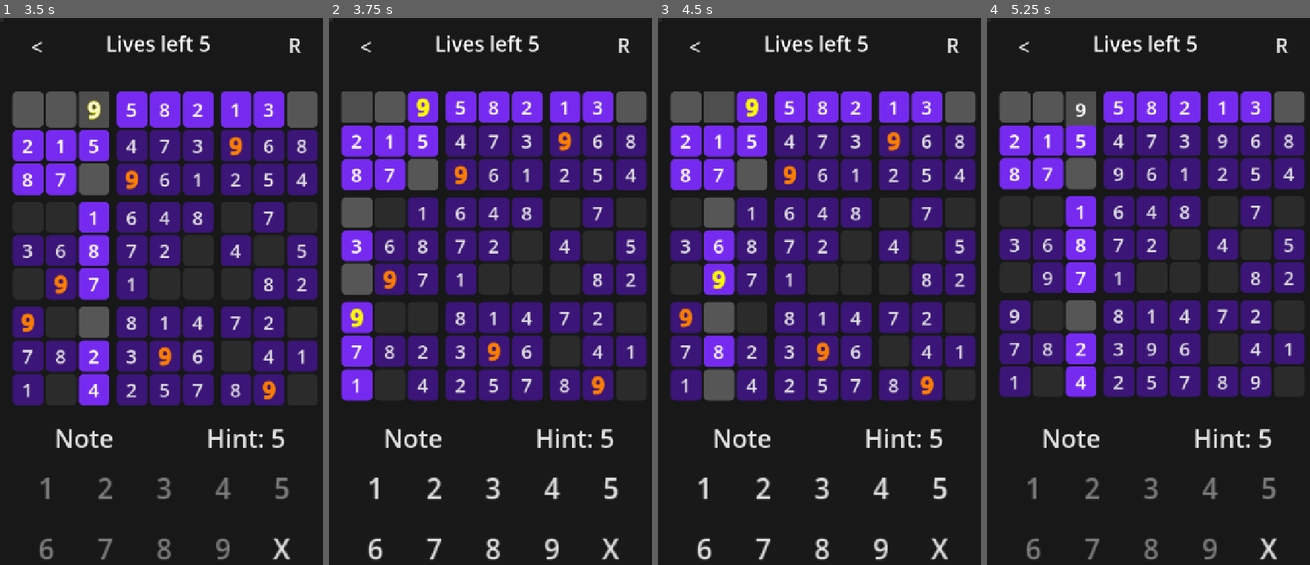
Above: before the commit, frames 1-4 (left to right).
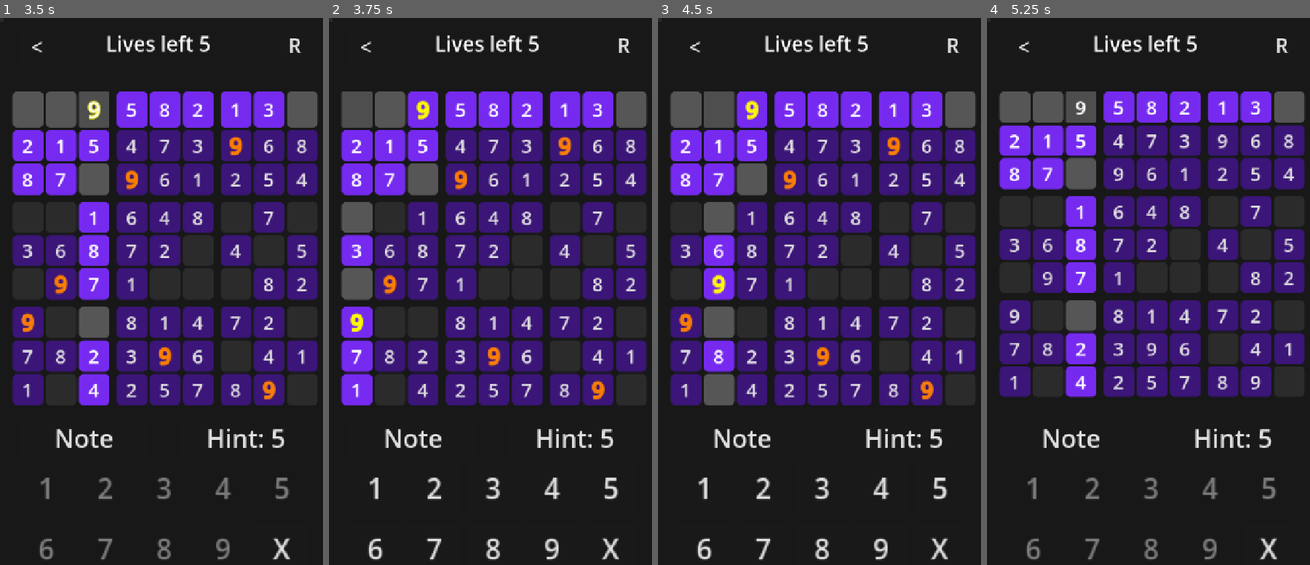
Above: after the commit, the same moments.

Repository: ba6ul/Sudooku
Game: Godot game, scene res://scenes/MainMenu.tscn
Two runs of this game, one before a commit and one after it. Both use one fixed random seed, a clock stepped at 60 frames per second and the inputs below.
Inputs (mouse positions are in pixels of both pictures, inside the frame that each line leads up to):
- Up to frame 1 (3.5 s): click "Simple" at 0.5 s; click (29, 105) at 1.27 s; click (61, 105) at 2.02 s; click "9" at 2.75 s
- Up to frame 2 (3.75 s): click (358, 110) at 3.52 s
- Up to frame 3 (4.5 s): click (719, 110) at 4.27 s
- Up to frame 4 (5.25 s): click "9" at 5 s

Frame 1 is identical in both runs. In frame 2, 14% of the frame differs, in the area x 3-99%, y 14-71%; in frame 3, 14%; in frame 4, 0.1%.

Commit message:
Better Highlighter
Organised the game.gd by splitting the highlight function from it.

Diff:
--- a/scripts/Highlighter.gd
+++ b/scripts/Highlighter.gd
@@ -35,3 +35,42 @@
 			btn.remove_theme_constant_override("outline_size")
 			if font_size == 38:
 				btn.set("theme_override_font_sizes/font_size", 32)
+
+# Highlights ROW,COL,SUB-GRID
+func highlight_related_cells(GRID_SIZE,game_grid,pos: Vector2i):
+	reset_cell_colors(GRID_SIZE,game_grid)
+
+	var row = pos[0]
+	var col = pos[1]
+
+	# Creates Subgrid
+	var subgrid_row_start = int(row / 3) * 3
+	var subgrid_col_start = int(col / 3) * 3
+
+	# Loops and Checks row, col, subgrid
+	for i in range(GRID_SIZE):
+		for j in range(GRID_SIZE):
+			var btn = game_grid[i][j] as Button
+
+			var current_bg_color = btn.get_theme_stylebox("normal").bg_color
+
+			if i == row and j == col:
+				# Highlight Selected Button
+				btn.modulate = Settings.highlight_modulate
+			elif i == row or j == col:
+				# Highlight empty ROW and COL
+				if current_bg_color != Color.DARK_RED:
+					btn.modulate = Settings.highlight_modulate
+			elif (i >= subgrid_row_start and i < subgrid_row_start + 3 and
+				  j >= subgrid_col_start and j < subgrid_col_start + 3):
+				#Highlight sub-Grid
+				if current_bg_color !=  Color.DARK_RED:
+					btn.modulate = Settings.highlight_modulate
+
+# reset (Highlights ROW,COL,SUB-GRID)
+func reset_cell_colors(GRID_SIZE,game_grid):
+	for i in range(GRID_SIZE):
+		for j in range(GRID_SIZE):
+
+			var btn = game_grid[i][j] as Button
+			btn.modulate = Color(1, 1, 1, 1)
--- a/scripts/game.gd
+++ b/scripts/game.gd
@@ -102,71 +102,49 @@
 	return button
 
 # v4 Highlight
-func highlight_related_cells(pos: Vector2i):
-	reset_cell_colors()
-
-	var row = pos[0]
-	var col = pos[1]
-
-	# Creates Subgrid
-	var subgrid_row_start = int(row / 3) * 3
-	var subgrid_col_start = int(col / 3) * 3
-
-	# Loops and Checks row, col, subgrid
-	for i in range(GRID_SIZE):
-		for j in range(GRID_SIZE):
-			var btn = game_grid[i][j] as Button
-			#var stylebox = btn.get_theme_stylebox("normal").duplicate(true)
-			#var current_bg_color = stylebox.bg_color
-			var current_bg_color = btn.get_theme_stylebox("normal").bg_color
-
-			if i == row and j == col:
-				# Highlight Selected Button
-				btn.modulate = Settings.highlight_modulate
-			elif i == row or j == col:
-				# Highlight empty ROW and COL
-				if current_bg_color != Settings.Cell_rang_correct and current_bg_color != Color.DARK_RED:
-					btn.modulate = Settings.highlight_modulate
-			elif (i >= subgrid_row_start and i < subgrid_row_start + 3 and
-				  j >= subgrid_col_start and j < subgrid_col_start + 3):
-				#Highlight sub-Grid
-				if current_bg_color != Settings.Cell_rang_correct and current_bg_color != Color.DARK_RED:
-					btn.modulate = Settings.highlight_modulate
-			#btn.add_theme_stylebox_override("normal", stylebox)
-
-# Change back color
-func reset_cell_colors():
-	for i in range(GRID_SIZE):
-		for j in range(GRID_SIZE):
-
-			var btn = game_grid[i][j] as Button
-			var is_correct_cell = false
-			var stylebox = btn.get_theme_stylebox("normal").duplicate(true)
-			var font_size = btn.get("theme_override_font_sizes/font_size")
-
-
-			if btn.text != "" and btn.get("theme_override_font_sizes/font_size") == 32:
-				if int(btn.text) == solution_grid[i][j]:
-					is_correct_cell = true
-			if not (Settings.SHOW_HINTS and btn.text != "" and
-				   ((int(btn.text) == solution_grid[i][j] and stylebox.bg_color == Settings.Cell_rang_correct) or
-					(int(btn.text) != solution_grid[i][j] and stylebox.bg_color == Color.DARK_RED))):
-					pass#stylebox.bg_color = Settings.empty_Cell_rang
-
-			btn.add_theme_stylebox_override("normal", stylebox)
-			btn.modulate = Color(1, 1, 1, 1)
-
-
-
-
-			if font_size == 10:
-				#write somthing to reset text and add it here
-				pass
+#func highlight_related_cells(pos: Vector2i):
+	#reset_cell_colors()
+#
+	#var row = pos[0]
+	#var col = pos[1]
+#
+	## Creates Subgrid
+	#var subgrid_row_start = int(row / 3) * 3
+	#var subgrid_col_start = int(col / 3) * 3
+#
+	## Loops and Checks row, col, subgrid
+	#for i in range(GRID_SIZE):
+		#for j in range(GRID_SIZE):
+			#var btn = game_grid[i][j] as Button
+			#
+			#var current_bg_color = btn.get_theme_stylebox("normal").bg_color
+#
+			#if i == row and j == col:
+				## Highlight Selected Button
+				#btn.modulate = Settings.highlight_modulate
+			#elif i == row or j == col:
+				## Highlight empty ROW and COL
+				#if current_bg_color != Color.DARK_RED:
+					#btn.modulate = Settings.highlight_modulate
+			#elif (i >= subgrid_row_start and i < subgrid_row_start + 3 and
+				  #j >= subgrid_col_start and j < subgrid_col_start + 3):
+				##Highlight sub-Grid
+				#if current_bg_color !=  Color.DARK_RED:
+					#btn.modulate = Settings.highlight_modulate
+#
+## Change back color
+#func reset_cell_colors():
+	#for i in range(GRID_SIZE):
+		#for j in range(GRID_SIZE):
+#
+			#var btn = game_grid[i][j] as Button
+			#btn.modulate = Color(1, 1, 1, 1)
+
 
 func _on_grid_button_pressed(pos: Vector2i, ans):
 	selected_button = pos
 	select_button_answer = ans
-	highlight_related_cells(pos)
+	highlighter.highlight_related_cells(GRID_SIZE,game_grid,pos)
 	var grid_selected_button = game_grid[selected_button[0]][selected_button[1]]
 
 
@@ -191,11 +169,11 @@
 		# Check if it's a note or a regular number
 		if grid_selected_button.get("theme_override_font_sizes/font_size") == 32:
 			number_to_highlight = int(grid_selected_button.text)
-		highlight_related_cells(pos)
+		highlighter.highlight_related_cells(GRID_SIZE,game_grid,pos)
 		highlighter.highlight_matching_numbers(GRID_SIZE, game_grid, number_to_highlight)
 	else:
 		# Just highlight related cells if no number
-		highlight_related_cells(pos)
+		highlighter.highlight_related_cells(GRID_SIZE,game_grid,pos)
 
 
 
@@ -247,8 +225,9 @@
 					btn.add_theme_stylebox_override("normal", stylebox)
 					if check_puzzle_solved():
 						change_scene()
+
 		# Make sure to highlight the cell back after new Input
-		highlight_related_cells(selected_button)
+		highlighter.highlight_related_cells(GRID_SIZE,game_grid,position)
 
 func lives_update():
 	lives_label.text = "Lives left " + str(lives)
@@ -394,7 +373,7 @@
 		# Ensure only editable cells can be cleared and prevent clearing correct answers
 		if puzzle[row][col] == 0 and grid_selected_button.text != str(solution_grid[row][col]):
 			grid_selected_button.text = ""
-			reset_cell_colors()
+			highlighter.reset_cell_colors(GRID_SIZE,game_grid)
 			NoteHandler.clear_notes(row, col)
 
 func check_puzzle_solved() -> bool:
